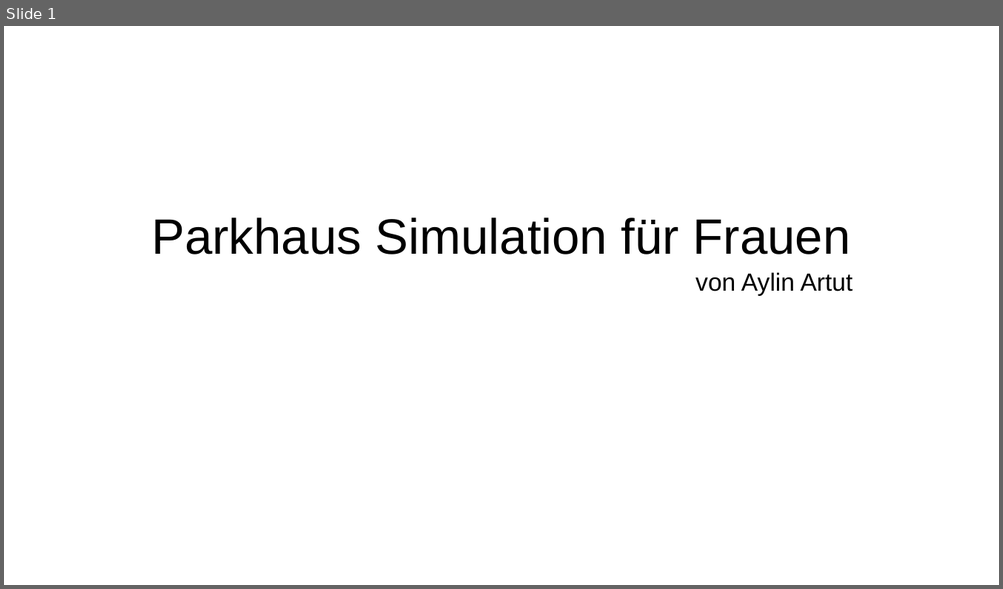
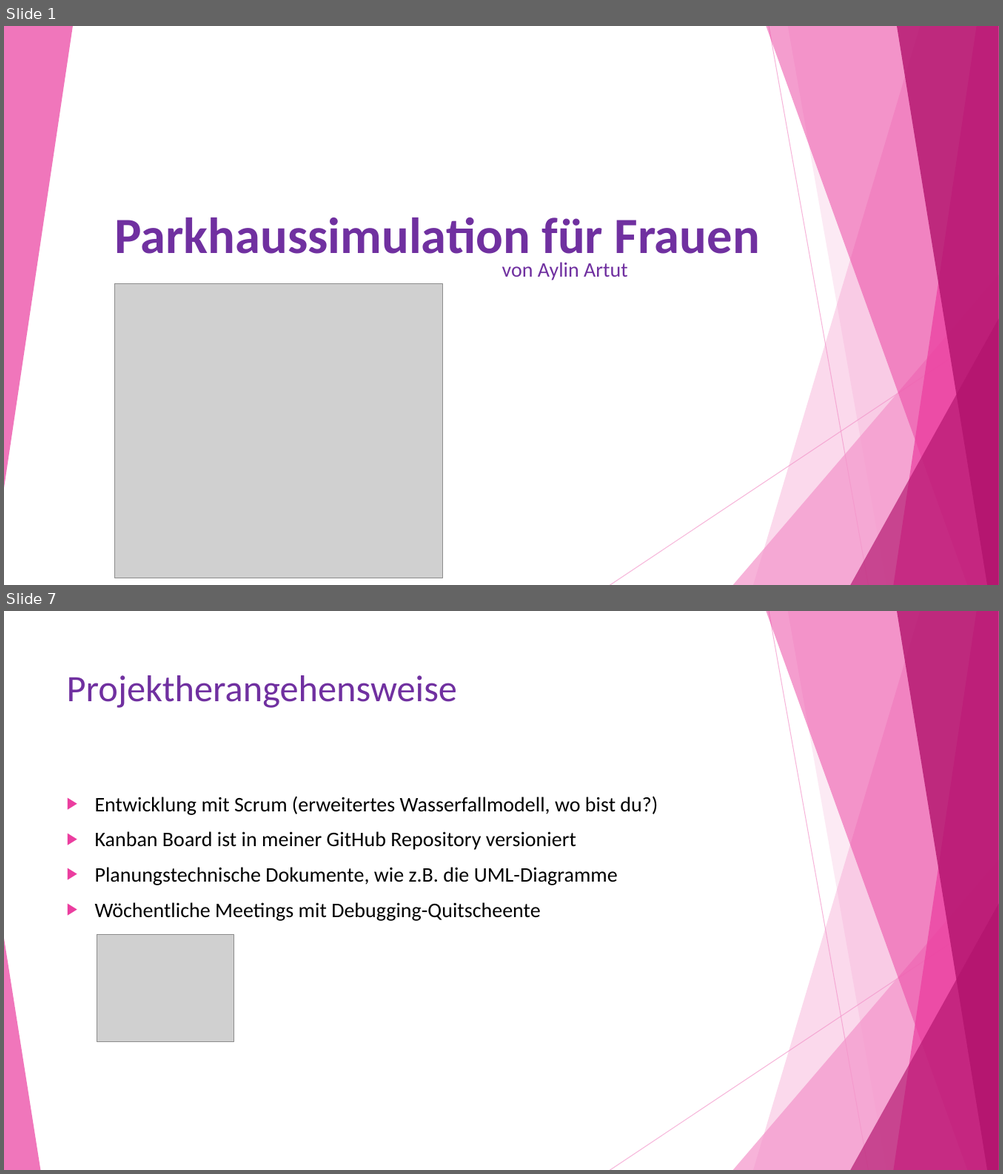
Before and after one commit to AylinArtut/ParkhausSimulation, a slide deck: Dokumente/Präsentation_Aylin_Artut.odp. Shown one above the other, each under a label of ours: slide 1 before the commit, slides 1 and 7 after it; the slides between them are not shown. The pictures are 1003x589 and 1003x1174 pixels, drawn with LibreOffice and Linux fonts; fonts in the diff are those of the drawing; grey boxes stand for pictures. Boxes give left, top, right and bottom in pixels: in the first picture for what was removed or moved away, otherwise in the second. Text is boxed around its words. In the diff, an @@ line names an element or a change of style, - is before the commit and + after.

```diff
--- a/Dokumente/Präsentation_Aylin_Artut.odp
+++ b/Dokumente/Präsentation_Aylin_Artut.odp
@@ slide 7 added at [4,611,999,1170], background #FFFFFF; not listed: 9 template elements that a slide beside it also shows @@
@@ title added at [67,675,457,708], 36 pt, text #7030A0 @@
+Projektherangehensweise
@@ text added at [95,796,657,921], 20 pt, text #000000 @@
+▶ Entwicklung mit Scrum (erweitertes Wasserfallmodell, wo bist du?)
+▶ Kanban Board ist in meiner GitHub Repository versioniert
+▶ Planungstechnische Dokumente, wie z.B. die UML-Diagramme
+▶ Wöchentliche Meetings mit Debugging-Quitscheente
@@ freeform shape added at [4,939,40,1170], fill #EB3D9F at 70% opacity @@
@@ picture added at [97,935,234,1042] @@
@@ slide 1 changed as well @@
@@ group added at [4,26,999,585]: 8 freeform shapes, 2 lines @@
@@ title at [115,217,760,266]: text changed; size 48 to 49 pt; font Arial to Calibri; text colour #000000 to #7030A0; bold on @@
-Parkhaus Simulation für Frauen
+Parkhaussimulation für Frauen
@@ subtitle "von Aylin Artut": place and size @@
-subtitle "von Aylin Artut" at [695,272,853,296]
+subtitle "von Aylin Artut" at [502,262,627,281]
@@ subtitle "von Aylin Artut" at [502,262,627,281]: size 24 to 20 pt, font Arial to Calibri, text colour #000000 to #7030A0; alignment centre to left @@
@@ picture added at [115,284,443,579] @@
```
Also in this commit, not shown: 8 other slides added, 1 slide removed, 1 other file.
